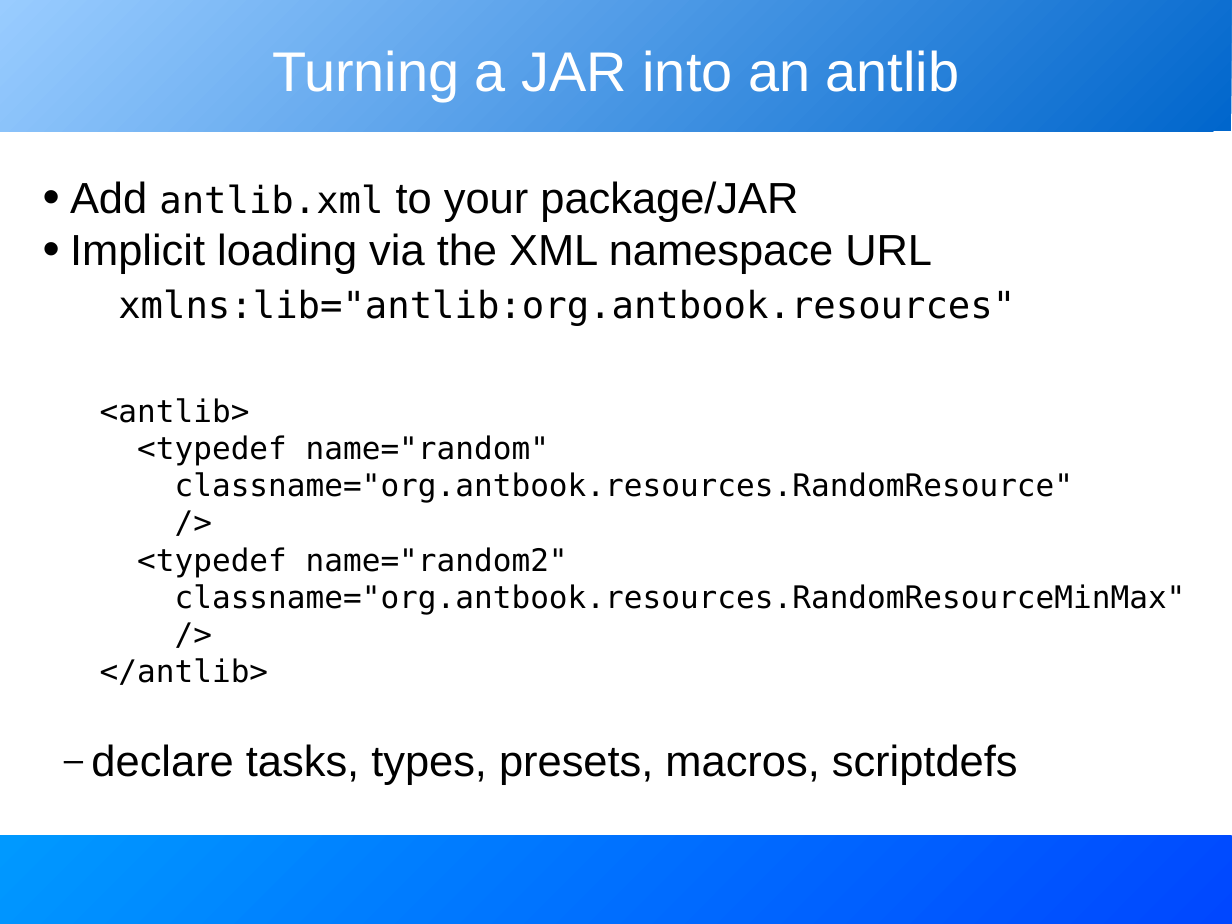
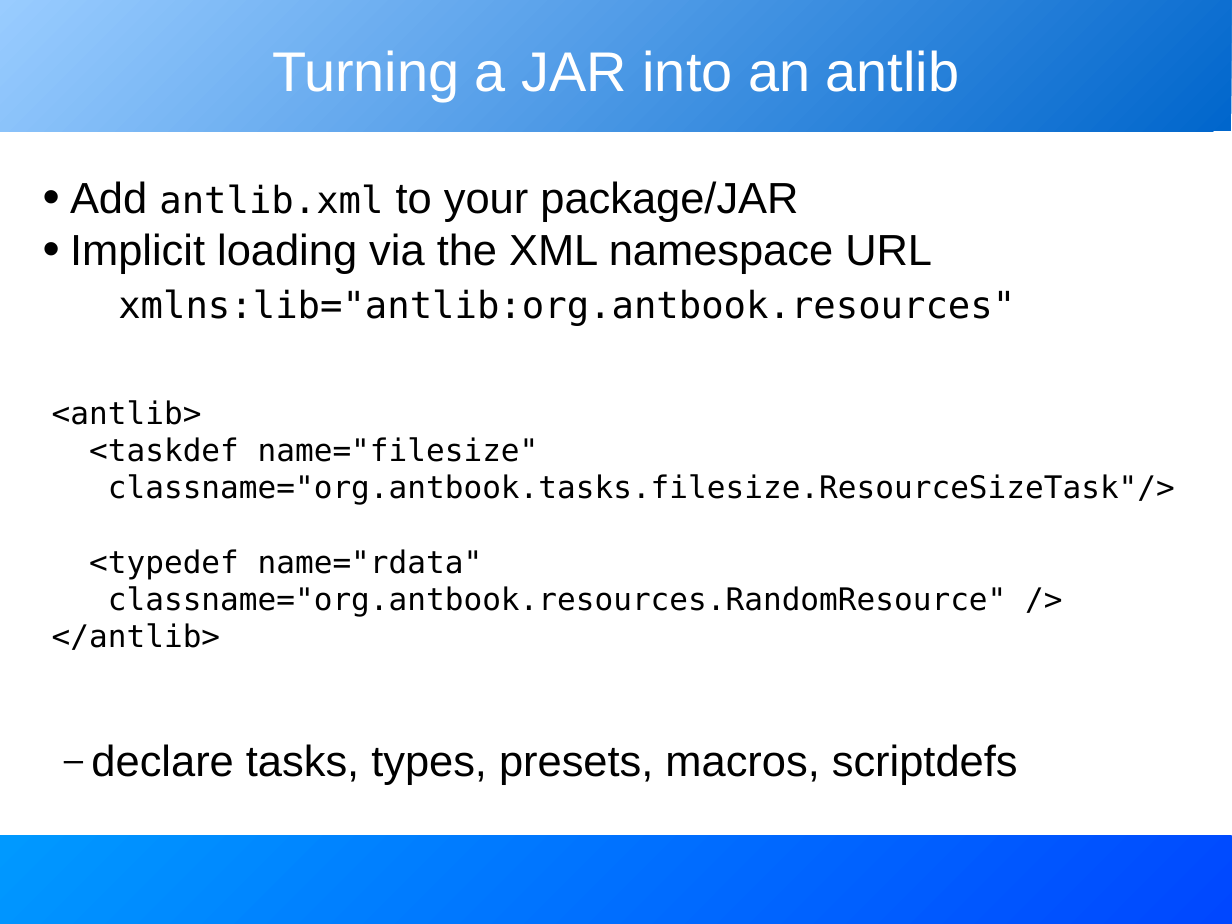
Before and after one commit to BeatrizTercero/repoSvnAnt, a slide deck: slide 32 of core/trunk/docs/slides/extending_ant.odp. Drawn at 1232x924 pixels with LibreOffice and Linux fonts; fonts in the diff are those of the drawing. Boxes give left, top, right and bottom in pixels: in the first picture for what was removed or moved away, otherwise in the second. Text is boxed around its words. In the diff, an @@ line names an element or a change of style, - is before the commit and + after.

```diff
--- a/core/trunk/docs/slides/extending_ant.odp
+++ b/core/trunk/docs/slides/extending_ant.odp
@@ text "<antlib>": place and size @@
-text "<antlib>" at <box>100,398,1186,685</box>
+text "<antlib>" at <box>52,400,1175,650</box>
@@ text at <box>89,437,1175,617</box>: text changed @@
-<typedef name="random"
-classname="org.antbook.resources.RandomResource"
-/>
-<typedef name="random2"
-classname="org.antbook.resources.RandomResourceMinMax"
-/>
+<taskdef name="filesize"
+classname="org.antbook.tasks.filesize.ResourceSizeTask"/>
+<typedef name="rdata"
+classname="org.antbook.resources.RandomResource" />
```
Also in this commit, not shown: 21 other slides changed, 1 slide added, 1 slide removed.
